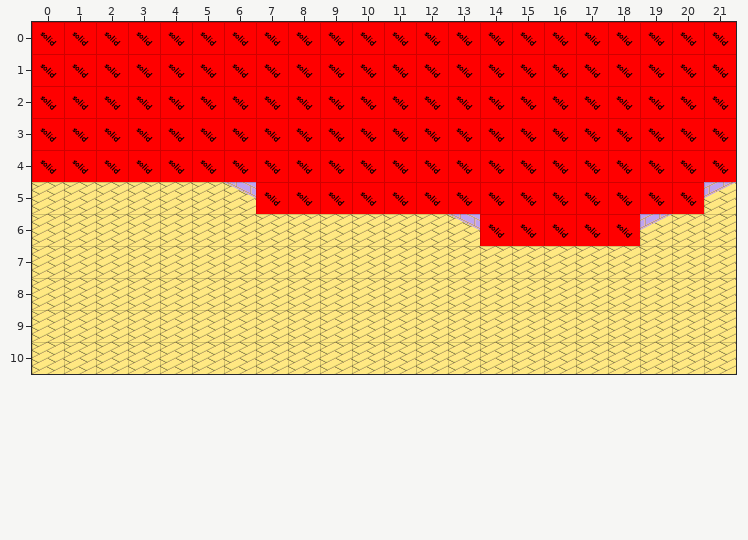
Tiled map -- game/data/wall_map.tmx. Above: the version before the commit.
Cells are 64x64 px. Shown: x 0..21, y 0..10.
The result:
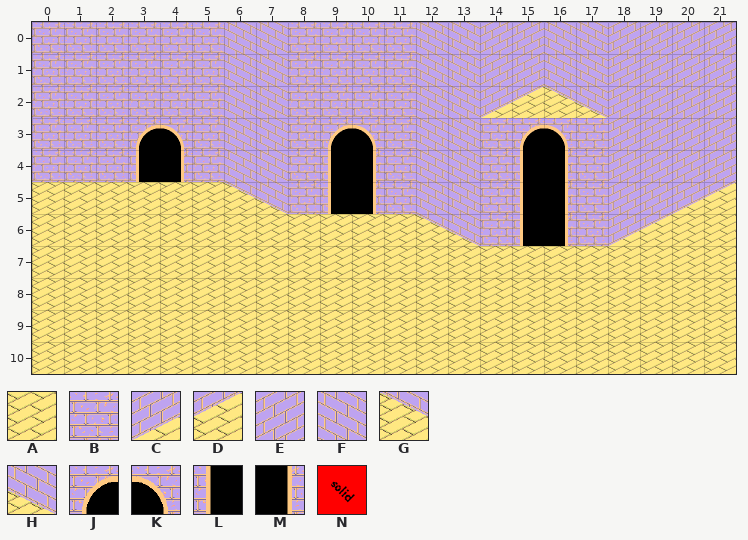
Key: from "bricktiles": A 0, B 1, C 2, D 3, E 4, F 5, G 6, H 7, J 8, K 9, L 10, M 11; from "collisiontiles": N 0 "solid".
_ is an empty cell, # one hidden under a higher layer, . an unchanged one.
Difference:
--- layer "Tile Layer 1"
@@ x 3..17 @@
- 0 .........#.####
- 1 .........#.####
- 2 .........#.####
- 3 ##....##.#.###.
- 4 ##....##.#.###.
- 5 ......##.#.###.
- 6 .........AG###.
+ 0 .........F.EEFF
+ 1 .........F.EEFF
+ 2 .........F.CDGH
+ 3 JK....JK.F.BJK.
+ 4 LM....LM.F.BLM.
+ 5 ......LM.F.BLM.
+ 6 .........GHBLM.
--- layer "collision" (now hidden)
@@ x 0..21 @@
- 0 NNNNNNNNNNNNNNNNNNNNNN
- 1 NNNNNNNNNNNNNNNNNNNNNN
- 2 NNNNNNNNNNNNNNNNNNNNNN
- 3 NNNNNNNNNNNNNNNNNNNNNN
- 4 NNNNNNNNNNNNNNNNNNNNNN
- 5 .......NNNNNNNNNNNNNN.
- 6 ..............NNNNN...
+ 0 ______________________
+ 1 ______________________
+ 2 ______________________
+ 3 ______________________
+ 4 ______________________
+ 5 .......______________.
+ 6 .............._____...
Boxes around the changes in both pictures, in picture pixels (x1, y1, x2, y2):
changed: (32, 22, 736, 246)
